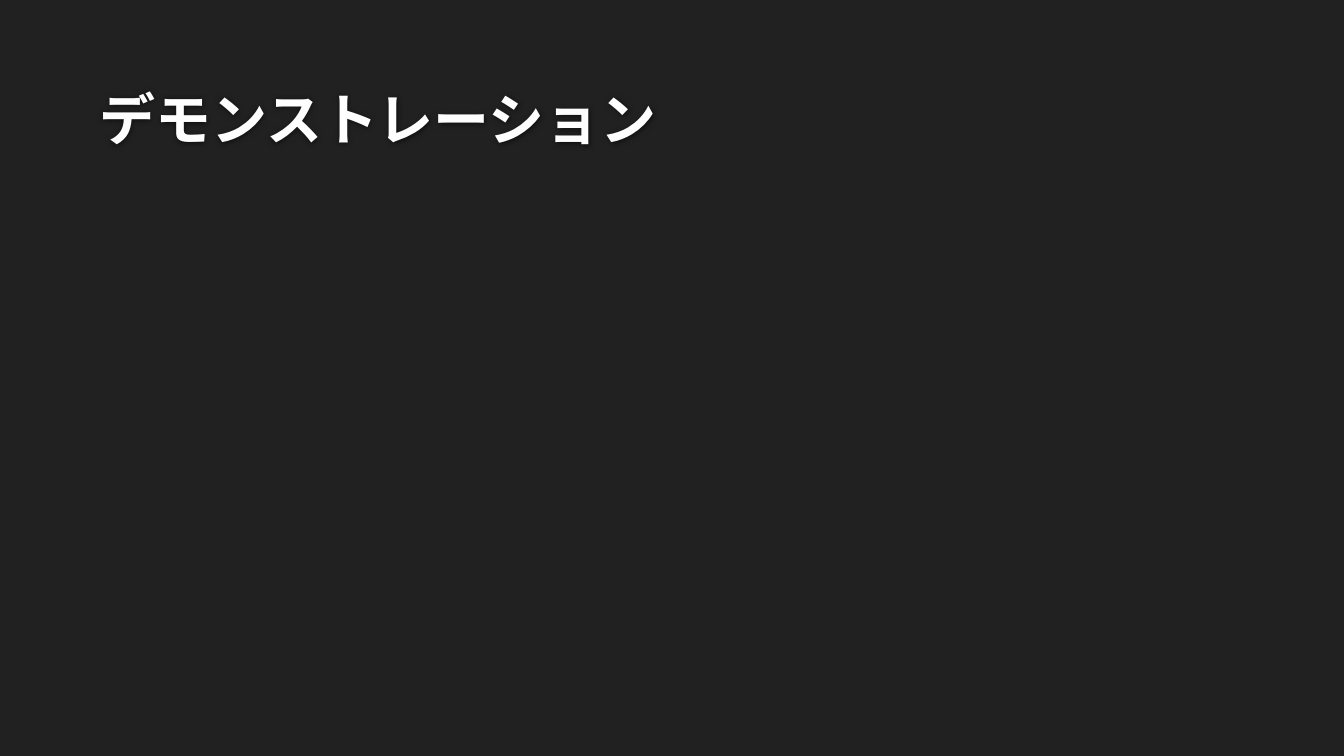
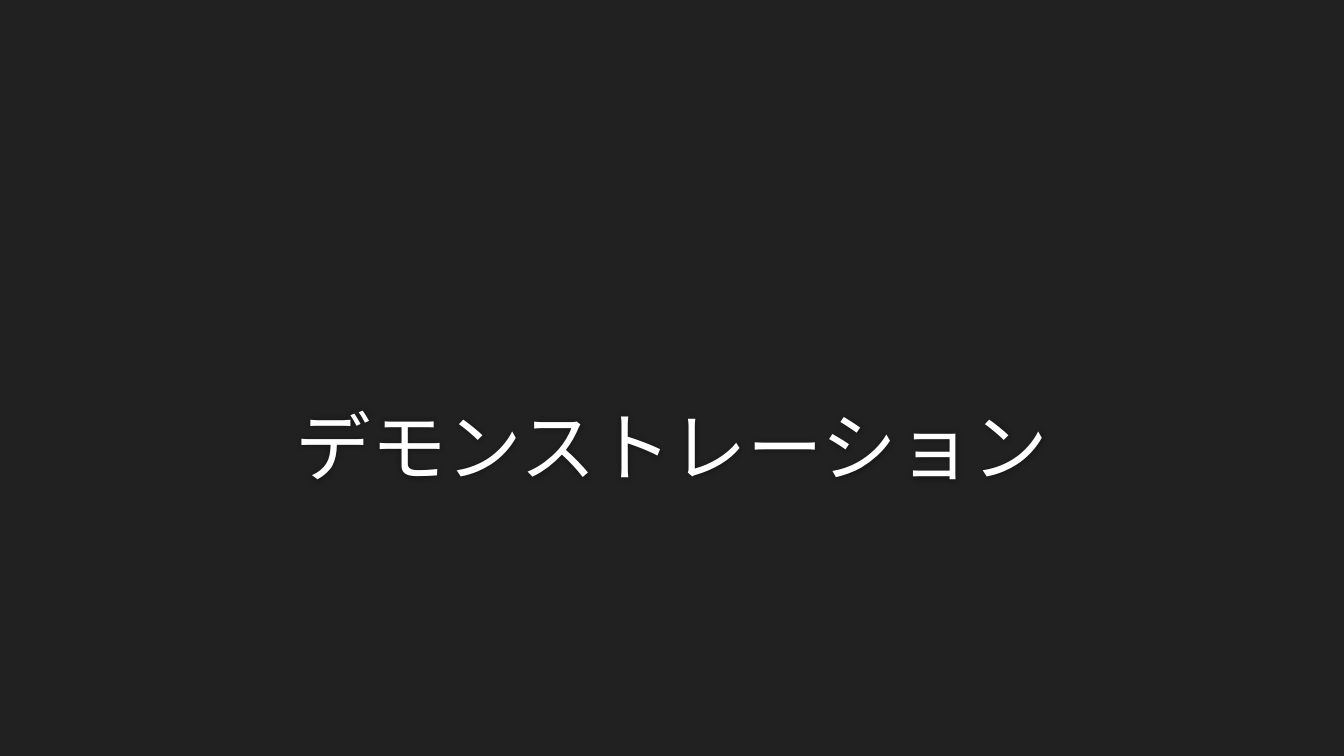
Before and after one commit to SeiyaW/typing, a slide deck: slide 5 of ことわざタイピング.pptx. Drawn at 1344x756 pixels with LibreOffice and Linux fonts; fonts in the diff are those of the drawing; background and template pictures are left out. Boxes give left, top, right and bottom in pixels: in the first picture for what was removed or moved away, otherwise in the second. Text is boxed around its words. In the diff, an @@ line names an element or a change of style, - is before the commit and + after.

```diff
--- a/ことわざタイピング.pptx
+++ b/ことわざタイピング.pptx
@@ text "デモンストレーション": place and size @@
-text "デモンストレーション" at [99, 91, 656, 144]
+text "デモンストレーション" at [295, 410, 1048, 480]
@@ text "デモンストレーション" at [295, 410, 1048, 480]: size 40 to 54 pt, text colour #FEFEFE to #FFFFFF, bold off; alignment left to centre; more space between paragraphs; vertical alignment bottom to middle @@
```
Also in this commit, not shown: 3 other slides changed, 1 slide added, 1 other file.
